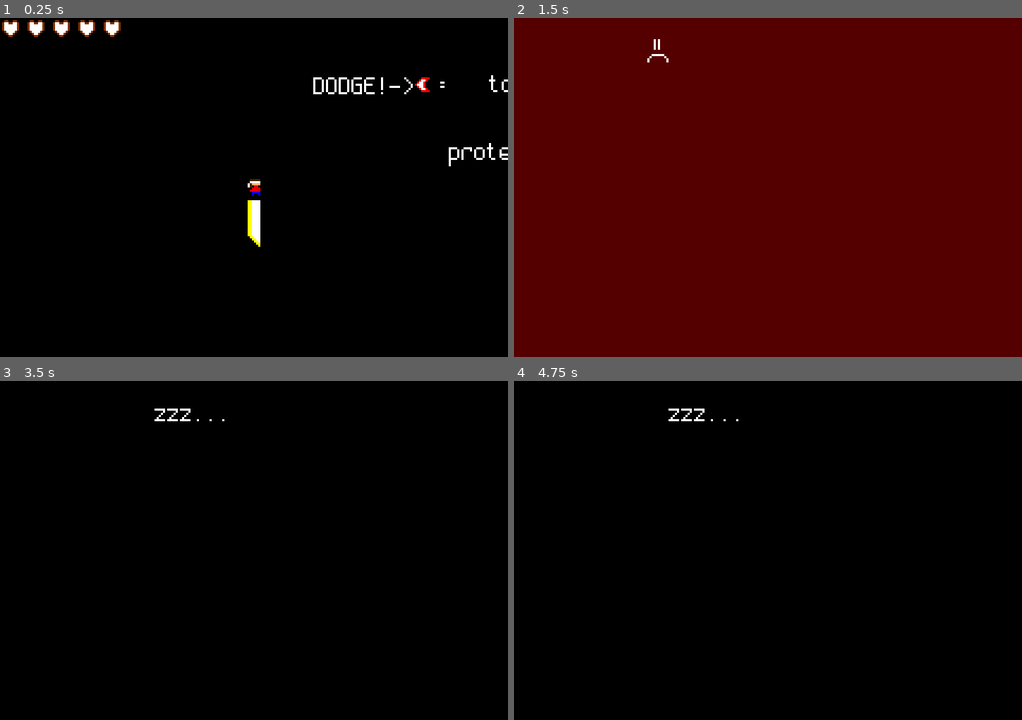
Above: before the commit, frames 1-4 (two rows, left to right).
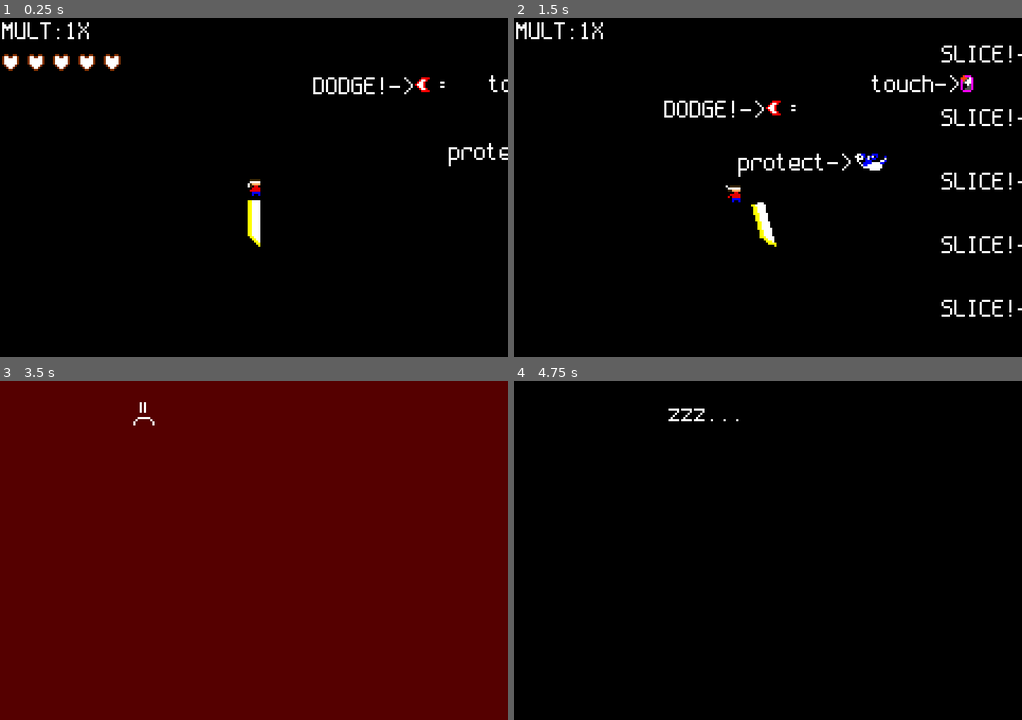
Above: after the commit, the same moments.

Repository: bytomancer/clonq-jam-2026
Game: Godot game, scene res://scn/main.tscn
The game is run twice, just before and just after one commit, with the same random seed, the same clock (stepped at 60 frames per second) and the same inputs. This scene is started directly instead of the project's main scene.
Inputs (mouse positions are in pixels of both pictures, inside the frame that each line leads up to):
- Up to frame 1 (0.25 s): no input
- Up to frame 2 (1.5 s): tap Enter (ui_accept) at 0.5, 0.6, 0.77, 1.07, 1.35 s; move the mouse to (879, 170) at 0.52 s; move the mouse to (666, 204) at 1.27 s
- Up to frame 3 (3.5 s): tap Enter (ui_accept) at 1.52, 1.82, 2, 2.1, 2.75, 2.85, 3.02, 3.32 s; move the mouse to (304, 475) at 2.02 s; move the mouse to (228, 618) at 2.77 s
- Up to frame 4 (4.75 s): move the mouse to (920, 601) at 3.52 s; tap Enter (ui_accept) at 3.6, 3.77, 4.07, 4.25, 4.35, 4.52 s; move the mouse to (615, 499) at 4.27 s

The runs differ from the first frame. In frame 1, 1.3% of the frame differs, in the area x 0-24%, y 0-16%; in frame 2, 100%, in the area x 0-100%, y 0-100%; in frame 3, 100%; in frame 4, nothing differs.
Error before the commit: Invalid cast: could not convert value to 'int'. (res://src/pre.gd:11)

Commit message:
Difficulty fixes

Diff:
--- a/godot/scn/main.tscn
+++ b/godot/scn/main.tscn
@@ -10,8 +10,10 @@
 [ext_resource type="PackedScene" uid="uid://c55l0d7js711y" path="res://fab/bamboo_wall.tscn" id="9_x8hhd"]
 [ext_resource type="PackedScene" uid="uid://dfx804jmbalr1" path="res://fab/bird.tscn" id="10_altm0"]
 [ext_resource type="PackedScene" uid="uid://dj3k8g3snuggu" path="res://fab/arrow.tscn" id="11_wc0fe"]
+[ext_resource type="Script" uid="uid://bfdpqrr4nfc1t" path="res://src/hud.gd" id="12_wc0fe"]
 [ext_resource type="FontFile" uid="uid://cu5o2a46e1b1h" path="res://ext/spleen/spleen-6x12.otf" id="12_x8hhd"]
 [ext_resource type="PackedScene" uid="uid://b1ys5mywg1ejp" path="res://fab/powerup.tscn" id="14_altm0"]
+[ext_resource type="LabelSettings" uid="uid://c757dayt8j6j7" path="res://res/default_label_setting.tres" id="15_qy7k8"]
 [ext_resource type="Texture2D" uid="uid://ed27ou2ans37" path="res://ass/heart.png" id="16_qy7k8"]
 [ext_resource type="Texture2D" uid="uid://c3wm3se5ovxi0" path="res://ass/1heart.png" id="16_vwxr4"]
 
@@ -161,7 +163,6 @@
 
 [node name="Main" type="Node2D" unique_id=970221214]
 script = ExtResource("1_xs02v")
-starting_diff = 300
 metadata/_edit_horizontal_guides_ = [80.0]
 metadata/_edit_vertical_guides_ = [120.0]
 
@@ -288,32 +289,7 @@
 offset_top = 1.0
 offset_right = 41.0
 offset_bottom = 41.0
-
-[node name="HeartGrid" type="GridContainer" parent="HUD" unique_id=1667549220]
-layout_mode = 0
-offset_right = 40.0
-offset_bottom = 40.0
-columns = 5
-
-[node name="Heart1" type="TextureRect" parent="HUD/HeartGrid" unique_id=1250109858]
-layout_mode = 2
-texture = ExtResource("16_vwxr4")
-
-[node name="Heart2" type="TextureRect" parent="HUD/HeartGrid" unique_id=1949707180]
-layout_mode = 2
-texture = ExtResource("16_vwxr4")
-
-[node name="Heart3" type="TextureRect" parent="HUD/HeartGrid" unique_id=1807815282]
-layout_mode = 2
-texture = ExtResource("16_vwxr4")
-
-[node name="Heart4" type="TextureRect" parent="HUD/HeartGrid" unique_id=322716797]
-layout_mode = 2
-texture = ExtResource("16_vwxr4")
-
-[node name="Heart5" type="TextureRect" parent="HUD/HeartGrid" unique_id=1348082027]
-layout_mode = 2
-texture = ExtResource("16_vwxr4")
+script = ExtResource("12_wc0fe")
 
 [node name="DeadHeartAnim" type="AnimatedSprite2D" parent="HUD" unique_id=1671506272]
 visible = false
@@ -323,6 +299,40 @@
 frame = 7
 frame_progress = 1.0
 
+[node name="Grid" type="GridContainer" parent="HUD" unique_id=1022681600]
+layout_mode = 0
+offset_right = 40.0
+offset_bottom = 40.0
+
+[node name="Multiplier" type="Label" parent="HUD/Grid" unique_id=1105582396]
+layout_mode = 2
+text = "DMG: 1.0X"
+label_settings = ExtResource("15_qy7k8")
+
+[node name="HeartGrid" type="GridContainer" parent="HUD/Grid" unique_id=1667549220]
+layout_mode = 2
+columns = 5
+
+[node name="Heart1" type="TextureRect" parent="HUD/Grid/HeartGrid" unique_id=1250109858]
+layout_mode = 2
+texture = ExtResource("16_vwxr4")
+
+[node name="Heart2" type="TextureRect" parent="HUD/Grid/HeartGrid" unique_id=1949707180]
+layout_mode = 2
+texture = ExtResource("16_vwxr4")
+
+[node name="Heart3" type="TextureRect" parent="HUD/Grid/HeartGrid" unique_id=1807815282]
+layout_mode = 2
+texture = ExtResource("16_vwxr4")
+
+[node name="Heart4" type="TextureRect" parent="HUD/Grid/HeartGrid" unique_id=322716797]
+layout_mode = 2
+texture = ExtResource("16_vwxr4")
+
+[node name="Heart5" type="TextureRect" parent="HUD/Grid/HeartGrid" unique_id=1348082027]
+layout_mode = 2
+texture = ExtResource("16_vwxr4")
+
 [node name="ObjectHolder" type="Node2D" parent="." unique_id=141189653]
 unique_name_in_owner = true
 
--- /dev/null
+++ b/godot/src/hud.gd
@@ -0,0 +1,16 @@
+extends Control
+
+func reduce_hearts():
+	var h = $Grid/HeartGrid.get_child(0)
+	if h != null:
+		h.hide()
+		h.queue_free()
+
+func _ready() -> void:
+	set_damage_multiplier(1.0)
+
+func get_heart_count():
+	return $Grid/HeartGrid.get_child_count()
+
+func set_damage_multiplier(mult: float):
+	$Grid/Multiplier.text = "MULT:%dX" % mult
--- a/godot/src/main.gd
+++ b/godot/src/main.gd
@@ -6,8 +6,8 @@
 
 var difficulty = 0.0
 
-@export
-var starting_diff = 0
+#@export
+#var starting_diff = 0
 
 # 0 diff: 1 bamboo every 8-12s base 8 rand to +4
 # 200 diff: 1 bamboo every 2-4s base 2 rand to +2
@@ -31,7 +31,7 @@
 var final_bam = false
 
 func _ready() -> void:
-	self.set_difficulty(starting_diff)
+	#self.set_difficulty(starting_diff)
 	self.reset_bam_timer(false)
 	# self.reset_obj_timer(false)
 	next_obj_timer = 2.0
--- a/godot/src/player.gd
+++ b/godot/src/player.gd
@@ -34,11 +34,9 @@
 
 func powerup() -> void:
 	damage_multiplier += 1.0
+	%HUD.set_damage_multiplier(damage_multiplier)
 
 func reduce_hearts() -> void:
-	var h = %HUD/HeartGrid.get_child(1)
-	if h == null:
+	%HUD.reduce_hearts()
+	if %HUD.get_heart_count() == 0:
 		get_tree().change_scene_to_file("res://scn/lose.tscn")
-	else:
-		h.hide()
-		h.queue_free()
--- a/godot/src/pre.gd
+++ b/godot/src/pre.gd
@@ -1,14 +1,11 @@
 extends Node2D
-#
-#var _callback_ref = JavaScriptBridge.create_callback(startTheGame)
-#
-#func startTheGame(args) -> void:
-	#print(args)
-	#get_tree().change_scene_to_file("res://scn/main.tscn")
 
 func _process(_delta: float) -> void:
 	var diff = JavaScriptBridge.eval("window.lcolonqJamStart || -1.0")
-	diff = diff as int
+	diff = diff as int if diff else -1
 	if diff > -0.5:
 		JavaScriptBridge.eval("window.lcolonqJamStart = -1.0")
-		get_tree().change_scene_to_file("res://scn/main.tscn")
+		var main_scene = load("res://scn/main.tscn")
+		var scn = main_scene.instantiate()
+		scn.set_difficulty(diff)
+		get_tree().change_scene_to_node(scn)
Not shown, added: godot/src/hud.gd.uid
Not shown, changed: godot/htm/index.html
